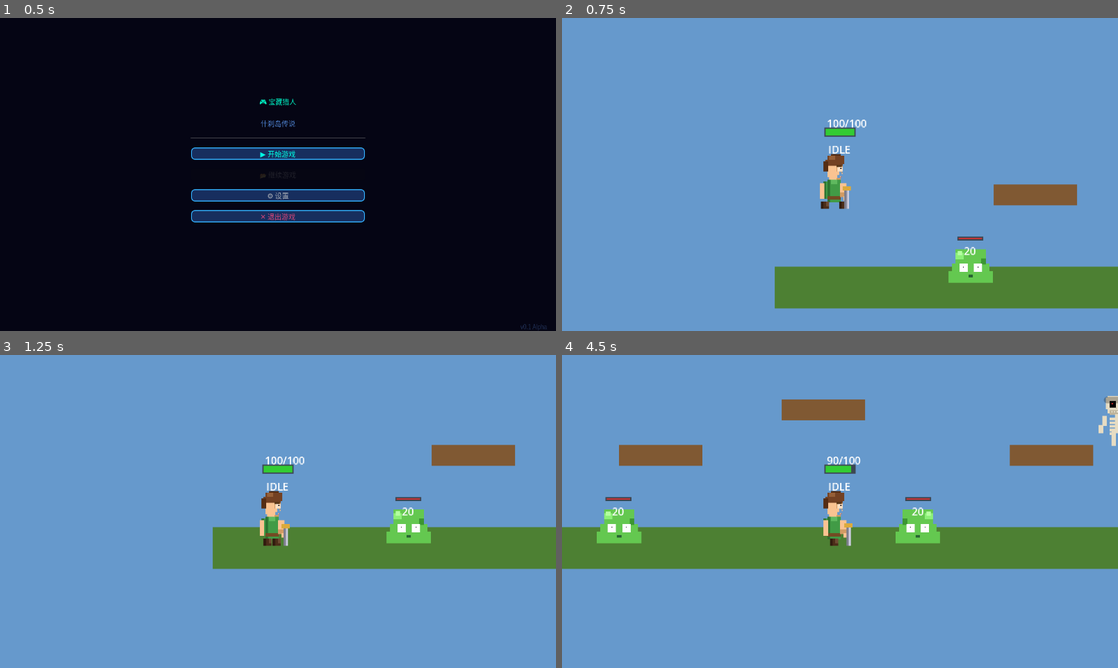
Above: before the commit, frames 1-4 (two rows, left to right).
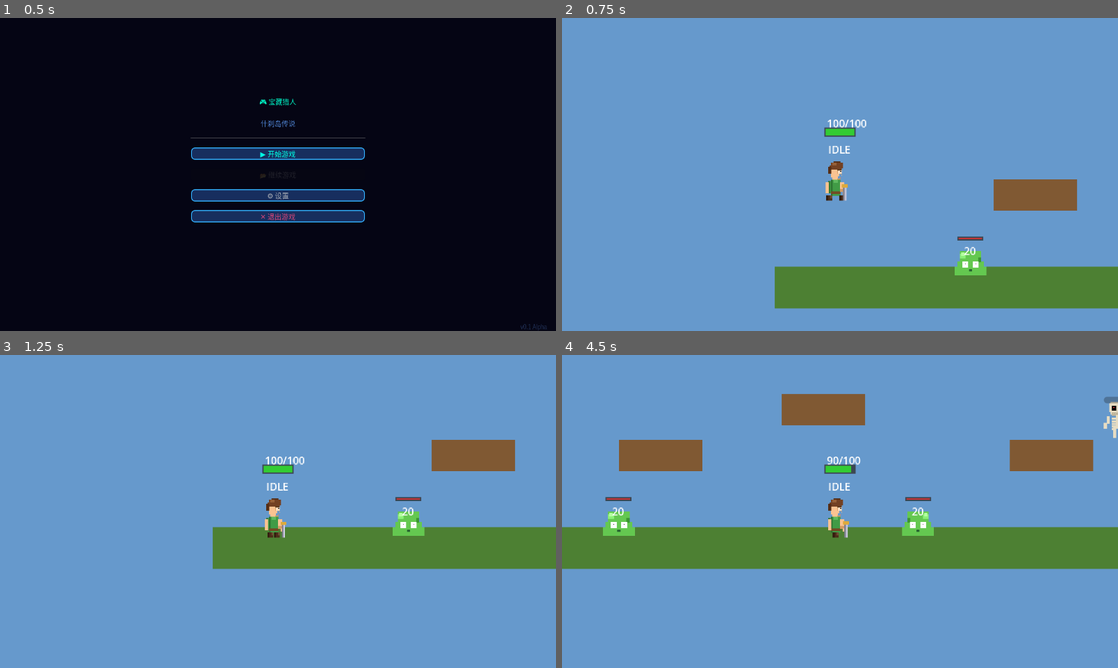
Above: after the commit, the same moments.

Repository: wenzy-tech/godot-adventure
Game: Godot game, scene res://Levels/TitleScreen.tscn
The game is run twice, just before and just after one commit, with the same random seed, the same clock (stepped at 60 frames per second) and the same inputs.
Inputs:
- Up to frame 1 (0.5 s): no input
- Up to frame 2 (0.75 s): click "▶ 开始游戏" at 0.5 s
- Up to frame 3 (1.25 s): no input
- Up to frame 4 (4.5 s): tap Enter at 1.25 s; hold D 1.28-2.78 s; tap J at 1.35, 2.85, 4.35 s; tap W at 1.52, 2.27, 3.77 s; tap Shift at 2.1, 3.6 s; hold A 2.78-3.53 s; hold D from 3.53 s (still down)

Frame 1 is identical in both runs. In frame 2, 1.5% of the frame differs, in the area x 46-93%, y 43-85%; in frame 3, 1.5%; in frame 4, 3.2%, in the area x 6-100%, y 12-62%.

Commit message:
Further reduce characters to 25% scale, thicken platforms
- Characters: scale 0.35 -> 0.25 (29% smaller)
- Platform thickness: 32 -> 48px, width: 192 -> 256px

Diff:
--- a/Enemies/Archer.tscn
+++ b/Enemies/Archer.tscn
@@ -66,7 +66,7 @@
 position = Vector2(0, -16)
 texture = ExtResource(2)
 hframes = 4
-scale = Vector2(0.35, 0.35)
+scale = Vector2(0.25, 0.25)
 
 [node name="HealthBar" type="ProgressBar" parent="."]
 offset_left = -18.0
--- a/Enemies/BossWatcher.tscn
+++ b/Enemies/BossWatcher.tscn
@@ -66,7 +66,7 @@
 position = Vector2(0, -32)
 texture = ExtResource(2)
 hframes = 4
-scale = Vector2(0.35, 0.35)
+scale = Vector2(0.25, 0.25)
 
 [node name="HealthBarBG" type="ColorRect" parent="."]
 offset_left = -60.0
--- a/Enemies/Crab.tscn
+++ b/Enemies/Crab.tscn
@@ -50,7 +50,7 @@
 position = Vector2(0, -8)
 texture = ExtResource(2)
 hframes = 4
-scale = Vector2(0.35, 0.35)
+scale = Vector2(0.25, 0.25)
 
 [node name="HealthBar" type="ProgressBar" parent="."]
 offset_left = -25.0
--- a/Enemies/Skeleton.tscn
+++ b/Enemies/Skeleton.tscn
@@ -66,7 +66,7 @@
 position = Vector2(0, -16)
 texture = ExtResource(2)
 hframes = 4
-scale = Vector2(0.35, 0.35)
+scale = Vector2(0.25, 0.25)
 
 [node name="HealthBar" type="ProgressBar" parent="."]
 offset_left = -20.0
--- a/Enemies/Slime.tscn
+++ b/Enemies/Slime.tscn
@@ -54,7 +54,7 @@
 position = Vector2(0, -8)
 texture = ExtResource(2)
 hframes = 4
-scale = Vector2(0.35, 0.35)
+scale = Vector2(0.25, 0.25)
 
 [node name="HealthBarBG" type="ColorRect" parent="."]
 offset_left = -20.0
--- a/Levels/Level1.tscn
+++ b/Levels/Level1.tscn
@@ -10,7 +10,7 @@
 size = Vector2(3000, 64)
 
 [sub_resource type="RectangleShape2D" id="Platform_shape"]
-size = Vector2(192, 32)
+size = Vector2(256, 48)
 
 [node name="Level1" type="Node2D"]
 
@@ -44,9 +44,9 @@
 
 [node name="Sprite" type="ColorRect" parent="Platform1"]
 offset_left = -64.0
-offset_top = -16.0
+offset_top = -24.0
 offset_right = 64.0
-offset_bottom = 16.0
+offset_bottom = 24.0
 color = Color(0.5, 0.35, 0.2, 1)
 
 [node name="Platform2" type="StaticBody2D" parent="."]
@@ -58,9 +58,9 @@
 
 [node name="Sprite" type="ColorRect" parent="Platform2"]
 offset_left = -64.0
-offset_top = -16.0
+offset_top = -24.0
 offset_right = 64.0
-offset_bottom = 16.0
+offset_bottom = 24.0
 color = Color(0.5, 0.35, 0.2, 1)
 
 [node name="Platform3" type="StaticBody2D" parent="."]
@@ -72,9 +72,9 @@
 
 [node name="Sprite" type="ColorRect" parent="Platform3"]
 offset_left = -64.0
-offset_top = -16.0
+offset_top = -24.0
 offset_right = 64.0
-offset_bottom = 16.0
+offset_bottom = 24.0
 color = Color(0.5, 0.35, 0.2, 1)
 
 [node name="Platform4" type="StaticBody2D" parent="."]
@@ -86,9 +86,9 @@
 
 [node name="Sprite" type="ColorRect" parent="Platform4"]
 offset_left = -64.0
-offset_top = -16.0
+offset_top = -24.0
 offset_right = 64.0
-offset_bottom = 16.0
+offset_bottom = 24.0
 color = Color(0.5, 0.35, 0.2, 1)
 
 [node name="Checkpoint" type="Marker2D" parent="."]
@@ -104,9 +104,9 @@
 
 [node name="Sprite" type="ColorRect" parent="Platform5"]
 offset_left = -64.0
-offset_top = -16.0
+offset_top = -24.0
 offset_right = 64.0
-offset_bottom = 16.0
+offset_bottom = 24.0
 color = Color(0.5, 0.35, 0.2, 1)
 
 [node name="Platform6" type="StaticBody2D" parent="."]
@@ -118,9 +118,9 @@
 
 [node name="Sprite" type="ColorRect" parent="Platform6"]
 offset_left = -64.0
-offset_top = -16.0
+offset_top = -24.0
 offset_right = 64.0
-offset_bottom = 16.0
+offset_bottom = 24.0
 color = Color(0.5, 0.35, 0.2, 1)
 
 [node name="BossArena" type="StaticBody2D" parent="."]
--- a/Player/Player.tscn
+++ b/Player/Player.tscn
@@ -126,7 +126,7 @@
 position = Vector2(0, 8)
 texture = ExtResource(2)
 hframes = 4
-scale = Vector2(0.35, 0.35)
+scale = Vector2(0.25, 0.25)
 
 [node name="AnimationPlayer" type="AnimationPlayer" parent="."]
 libraries = {
